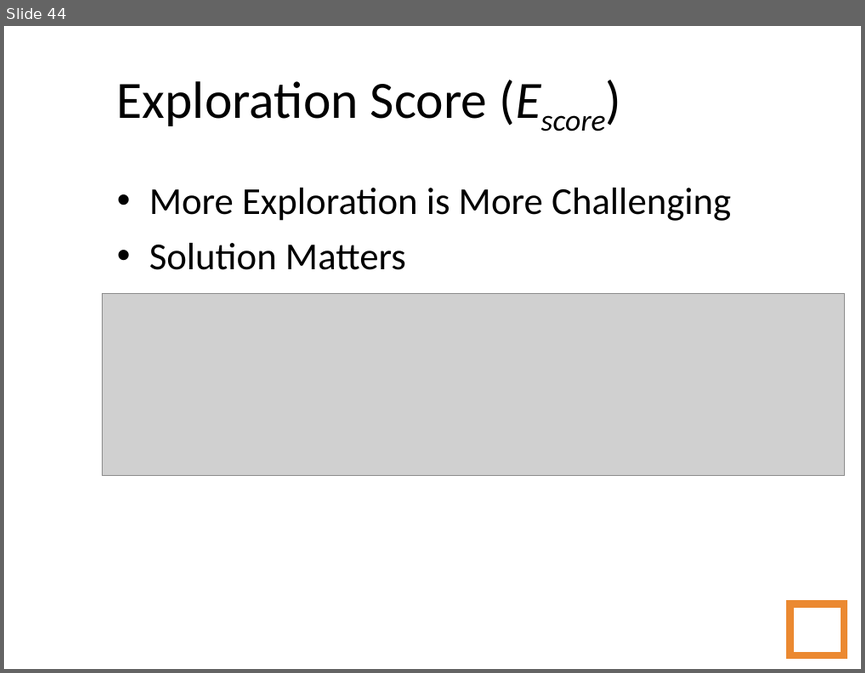
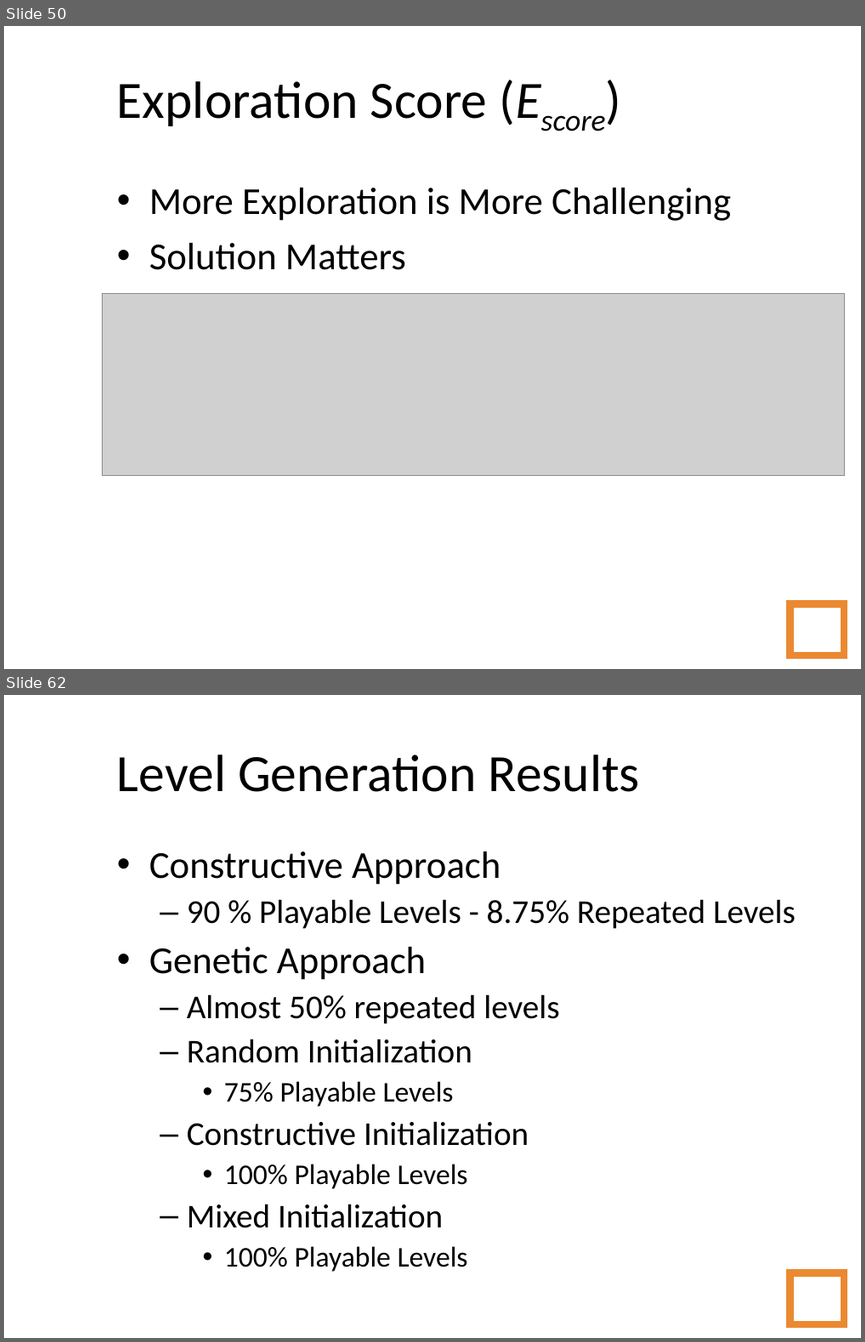
Before and after one commit to amidos2006/Automatic-Game-Script-Generation, a slide deck: Presentation/Automatic Game Script Generation.ppt. Shown one above the other, each under a label of ours: slide 44 before the commit, slides 50 and 62 after it; the slides between them are not shown. The pictures are 865x673 and 865x1342 pixels, drawn with LibreOffice and Linux fonts; fonts in the diff are those of the drawing; grey boxes stand for pictures; background and template pictures are left out. Boxes give left, top, right and bottom in pixels: in the first picture for what was removed or moved away, otherwise in the second. Text is boxed around its words. In the diff, an @@ line names an element or a change of style, - is before the commit and + after.

```diff
--- a/Presentation/Automatic Game Script Generation.ppt
+++ b/Presentation/Automatic Game Script Generation.ppt
@@ slide 62 added at bbox=[4, 695, 861, 1338], background picture (left out) @@
@@ title added at bbox=[117, 755, 640, 792], 44 pt, text #000000 @@
+Level Generation Results
@@ text added at bbox=[149, 851, 795, 1271], 28 pt, text #000000 @@
+• Constructive Approach
+  – 90 % Playable Levels - 8.75% Repeated Levels
+• Genetic Approach
+  – Almost 50% repeated levels
+  – Random Initialization
+    • 75% Playable Levels
+  – Constructive Initialization
+    • 100% Playable Levels
+  – Mixed Initialization
+    • 100% Playable Levels
@@ page number added at bbox=[789, 1272, 844, 1324], outline #EB8931 6.01 pt, 14 pt, text #FFFFFF @@
+62
@@ what was slide 44 is now slide 50 @@
```
Also in this commit, not shown: 3 slides changed, 43 other slides added, 5 slides removed, 35 other files.
